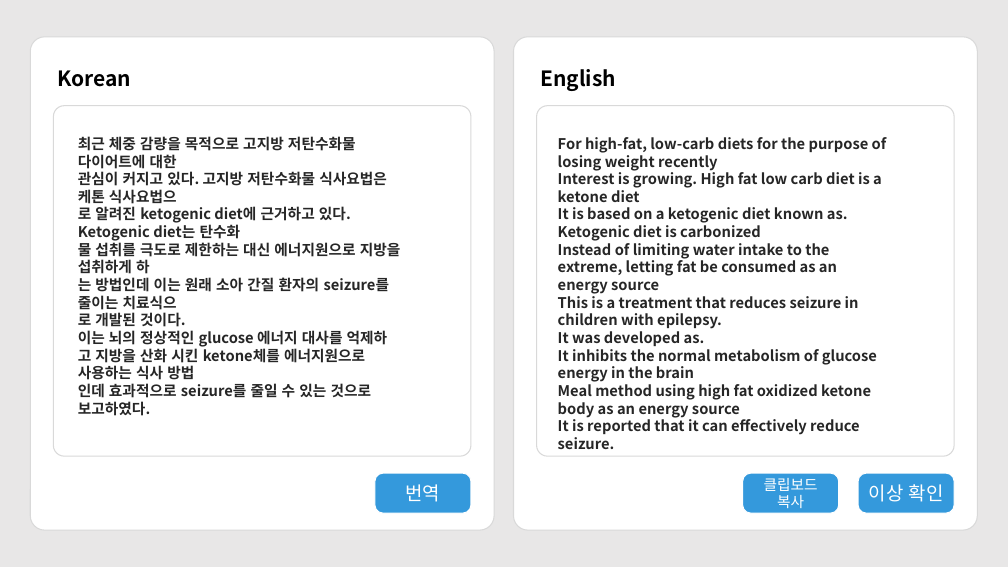
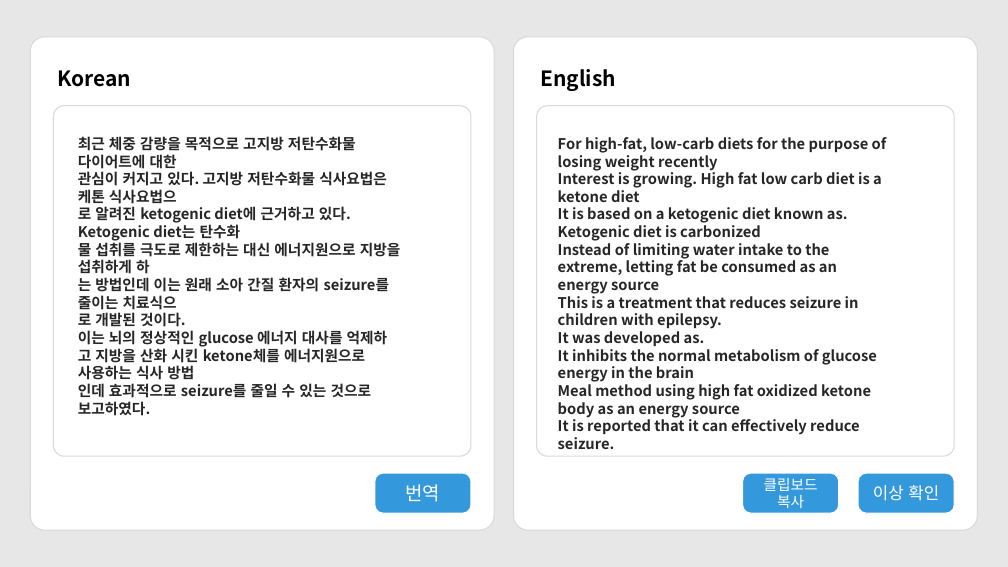
Before and after one commit to potionk/lafuta, a slide deck: slide 5 of week3,4/졸업프로젝트_프로토타입.pptx (slide 4 before the commit). Drawn at 1008x567 pixels with LibreOffice and Linux fonts; fonts in the diff are those of the drawing. Boxes give left, top, right and bottom in pixels: in the first picture for what was removed or moved away, otherwise in the second. Text is boxed around its words. In the diff, an @@ line names an element or a change of style, - is before the commit and + after.

```diff
--- a/week3,4/졸업프로젝트_프로토타입.pptx
+++ b/week3,4/졸업프로젝트_프로토타입.pptx
@@ rounded rectangle "이상 확인" at [858, 473, 954, 513]: size 18 to 16 pt @@
```
Also in this commit, not shown: 1 other slide changed, 1 slide added, 2 other files.
